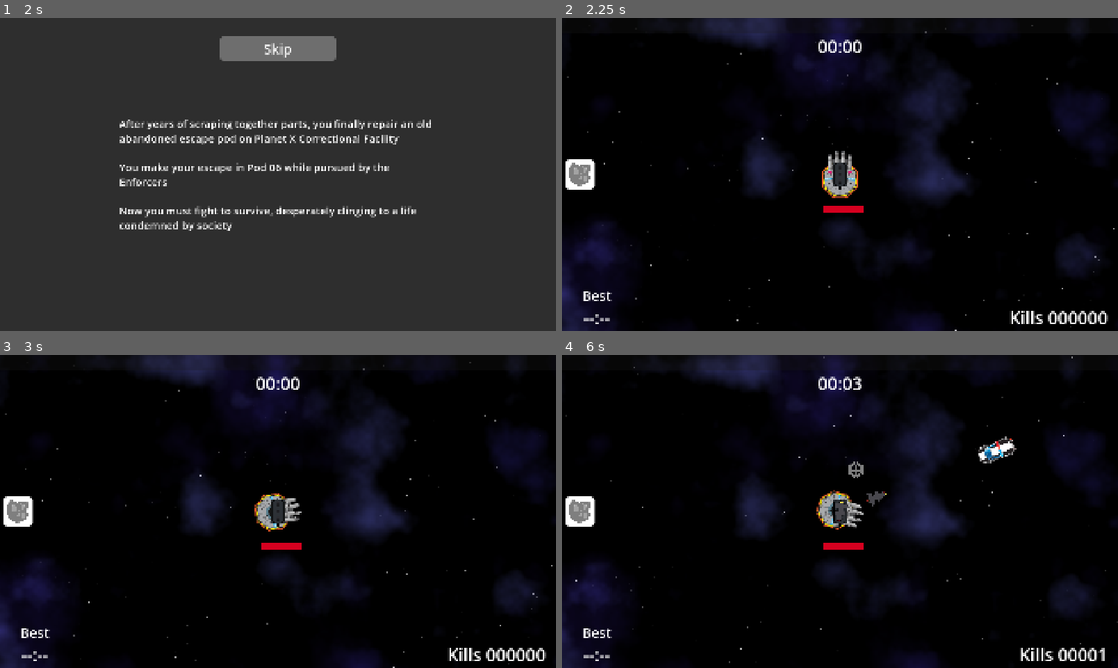
Above: before the commit, frames 1-4 (two rows, left to right).
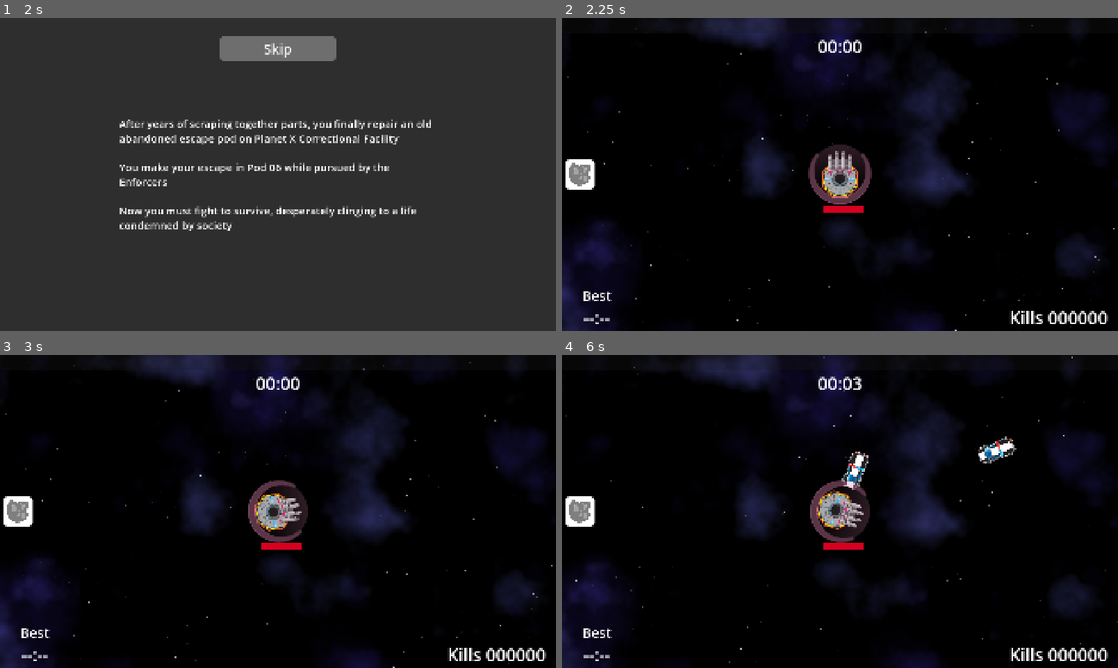
Above: after the commit, the same moments.

Repository: two-sticks-and-a-rock/space-arcade
Game: Godot game, scene res://scenes/main_menu.tscn
Same seed, same stepped clock (60 frames per second), same inputs: the game is played once before the commit and once after it.
Inputs (mouse positions are in pixels of both pictures, inside the frame that each line leads up to):
- Up to frame 1 (2 s): click "Start" at 0.5 s; click "Skip" at 1.25 s
- Up to frame 2 (2.25 s): click "Skip" at 2 s
- Up to frame 3 (3 s): tap Enter at 2.75 s; move the mouse to (400, 495) at 2.77 s; press the mouse at (400, 495) at 2.78 s
- Up to frame 4 (6 s): tap Space at 3.5 s; move the mouse to (728, 527) at 3.52 s; release the mouse at (728, 527) at 3.53 s; click (728, 527) at 3.6 s; move the mouse to (895, 442) at 4.27 s; press the mouse at (895, 442) at 4.28 s; move the mouse to (812, 574) at 5.02 s; release the mouse at (812, 574) at 5.03 s; click (812, 574) at 5.1 s; move the mouse to (1006, 558) at 5.77 s; press the mouse at (1006, 558) at 5.78 s

Frame 1 is identical in both runs. In frame 2, 1.0% of the frame differs, in the area x 44-56%, y 40-60%; in frame 3, 1.0%; in frame 4, 1.8%, in the area x 44-99%, y 30-98%.

Commit message:
feat: Ram player weapon  (#62)
* ram

* progress bar for ram coming back online

* flicker when 1.0s remaining

* Remove flicker

* make player immune to damage while ramming

* make ram more transparent when down

* remove unused sprite

Diff:
--- a/scenes/player/player.gd
+++ b/scenes/player/player.gd
@@ -3,6 +3,7 @@
 @export var orbiter_ring_scene : PackedScene
 @export var frost_nova_scene : PackedScene
 @export var missile_silo_scene : PackedScene
+@export var ram_shield_scene : PackedScene
 
 @onready var hp_bar : ProgressBar = $hp
 @onready var xp_bar : ProgressBar = $Hud/XpBar
@@ -15,6 +16,8 @@
 var curr_hp : int = max_hp
 var magnet_radius : int = 150
 
+var immune_to_damage : bool = false
+
 func _ready():
 	hp_bar.max_value = max_hp
 	hp_bar.value = max_hp
@@ -23,11 +26,15 @@
 	#add_child(orbiter_ring)
 	# var frost_nova = frost_nova_scene.instantiate() as Node2D
 	# add_child(frost_nova)
+	var ram_shield = ram_shield_scene.instantiate() as Node2D
+	add_child(ram_shield)
 	(magnet_collider.shape as CircleShape2D).radius = magnet_radius
-	var missile_silo = missile_silo_scene.instantiate() as Node2D
-	add_child(missile_silo)
+	# var missile_silo = missile_silo_scene.instantiate() as Node2D
+	# add_child(missile_silo)
 
 func take_damage(dmg: int):
+	if immune_to_damage:
+		return
 	curr_hp -= dmg
 
 func gain_xp(xp: int):
--- a/scenes/player/player.tscn
+++ b/scenes/player/player.tscn
@@ -7,6 +7,7 @@
 [ext_resource type="PackedScene" uid="uid://dyeikbrn1kse8" path="res://scenes/player/player_weapons/frost_nova/frost_nova.tscn" id="3_qek5x"]
 [ext_resource type="Texture2D" uid="uid://d1ket6flnqnch" path="res://art/sprites/player/player_ship_v02_128x162.svg" id="4_0owmy"]
 [ext_resource type="PackedScene" uid="uid://ixp2d2233w0e" path="res://scenes/player/player_weapons/Missile_Silo/missile_silo.tscn" id="4_je7p5"]
+[ext_resource type="PackedScene" uid="uid://cmlijvf1tcg3a" path="res://scenes/player/player_weapons/ram_shield/ram_shield.tscn" id="5_fm80t"]
 [ext_resource type="PackedScene" uid="uid://dto3jjxkpeho1" path="res://scenes/xp/xp_bar.tscn" id="6_75vfm"]
 [ext_resource type="Script" uid="uid://6f5n0ek5ibig" path="res://scenes/player/hud.gd" id="7_h17s1"]
 [ext_resource type="Theme" uid="uid://drsxtvymgay2s" path="res://scenes/ui/themes/default/default.tres" id="8_qek5x"]
@@ -38,6 +39,7 @@
 orbiter_ring_scene = ExtResource("2_p47bc")
 frost_nova_scene = ExtResource("3_qek5x")
 missile_silo_scene = ExtResource("4_je7p5")
+ram_shield_scene = ExtResource("5_fm80t")
 metadata/_edit_group_ = true
 
 [node name="Sprite2D" type="Sprite2D" parent="." unique_id=1031992017]
--- /dev/null
+++ b/scenes/player/player_weapons/ram_shield/ram_cap.gd
@@ -0,0 +1,17 @@
+extends PlayerBullet
+
+
+func _ready():
+	bullet_scale = Vector2.ONE*1.5
+
+	super()
+
+func _physics_process(_delta):
+	sprite.look_at(-1*get_global_mouse_position())
+
+func _on_ram_cap_entered(body: Node2D):
+	if (body.is_in_group("enemy")):
+		if (Mover.slingshot_length_clamp - Mover.get_movement().length()) < 50:
+			body.take_damage(weapon.dmg * 2)
+		else:
+			body.take_damage(weapon.dmg)
--- /dev/null
+++ b/scenes/player/player_weapons/ram_shield/ram_shield.gd
@@ -0,0 +1,35 @@
+extends PlayerWeapon
+
+@onready var player : StaticBody2D = get_parent() as StaticBody2D
+
+@onready var ram_cap : PlayerBullet = $RamCap
+@onready var power_up : TextureProgressBar = $RamCap/AnimatedSprite2D/TextureProgressBar
+
+func _reinstantiate_weapon():
+	up_timer.start()
+
+func _ready():
+	super()
+	power_up.value = down_timer.wait_time
+	power_up.max_value = down_timer.wait_time
+	player.immune_to_damage = true
+
+func _on_down_timer_timeout():
+	up_timer.start()
+	down_timer.stop()
+
+	ram_cap.sprite.self_modulate.a = 1
+	player.immune_to_damage = true
+	ram_cap.collider.disabled = false
+
+func _on_up_timer_timeout():
+	down_timer.start()
+	up_timer.stop()
+
+	ram_cap.sprite.self_modulate.a = 0.5
+	player.immune_to_damage = false
+	power_up.max_value = down_timer.wait_time
+	ram_cap.collider.disabled = true
+
+func _physics_process(_delta):
+	power_up.value = down_timer.wait_time-down_timer.time_left
--- /dev/null
+++ b/scenes/player/player_weapons/ram_shield/ram_shield.tscn
@@ -0,0 +1,65 @@
+[gd_scene format=3 uid="uid://cmlijvf1tcg3a"]
+
+[ext_resource type="Script" uid="uid://da3ix7tkfrvg6" path="res://scenes/player/player_weapons/ram_shield/ram_shield.gd" id="1_rl1gc"]
+[ext_resource type="Script" uid="uid://bcp3gl8x6c5u6" path="res://scenes/player/player_weapons/ram_shield/ram_cap.gd" id="2_fw3ta"]
+[ext_resource type="Texture2D" uid="uid://dr03oym73vfjn" path="res://art/sprites/bullets/shield3.png" id="3_fw3ta"]
+
+[sub_resource type="CircleShape2D" id="CircleShape2D_ks08d"]
+radius = 72.02777
+
+[sub_resource type="SpriteFrames" id="SpriteFrames_fw3ta"]
+animations = [{
+"frames": [{
+"duration": 1.0,
+"texture": ExtResource("3_fw3ta")
+}],
+"loop": 1,
+"name": &"default",
+"speed": 5.0
+}]
+
+[node name="RamShield" type="Node2D" unique_id=1339649772]
+script = ExtResource("1_rl1gc")
+dmg = 25
+num_bullets = 1
+bullet_size = 5.0
+metadata/_custom_type_script = "uid://ddp1c2rv414k4"
+
+[node name="UpTimer" type="Timer" parent="." unique_id=12921542]
+wait_time = 5.0
+
+[node name="DownTimer" type="Timer" parent="." unique_id=1879192355]
+wait_time = 5.0
+
+[node name="RamCap" type="Area2D" parent="." unique_id=890906733]
+collision_layer = 4
+collision_mask = 2
+script = ExtResource("2_fw3ta")
+metadata/_custom_type_script = "uid://coecmsj6c3pm2"
+
+[node name="CollisionShape2D" type="CollisionShape2D" parent="RamCap" unique_id=209211925]
+shape = SubResource("CircleShape2D_ks08d")
+
+[node name="AnimatedSprite2D" type="AnimatedSprite2D" parent="RamCap" unique_id=1792486684]
+sprite_frames = SubResource("SpriteFrames_fw3ta")
+
+[node name="TextureProgressBar" type="TextureProgressBar" parent="RamCap/AnimatedSprite2D" unique_id=1022541930]
+clip_contents = true
+anchors_preset = 8
+anchor_left = 0.5
+anchor_top = 0.5
+anchor_right = 0.5
+anchor_bottom = 0.5
+offset_left = -137.0
+offset_top = -144.0
+grow_horizontal = 2
+grow_vertical = 2
+max_value = 5.0
+step = 0.1
+value = 2.0
+texture_progress = ExtResource("3_fw3ta")
+tint_progress = Color(1, 0.25882354, 0.6117647, 1)
+
+[connection signal="timeout" from="UpTimer" to="." method="_on_up_timer_timeout"]
+[connection signal="timeout" from="DownTimer" to="." method="_on_down_timer_timeout"]
+[connection signal="body_entered" from="RamCap" to="RamCap" method="_on_orbiter_entered"]
Binary file added: art/sprites/bullets/shield3.png
Not shown, added: art/sprites/bullets/shield3.png.import
Not shown, added: scenes/player/player_weapons/ram_shield/ram_cap.gd.uid
Not shown, added: scenes/player/player_weapons/ram_shield/ram_shield.gd.uid
